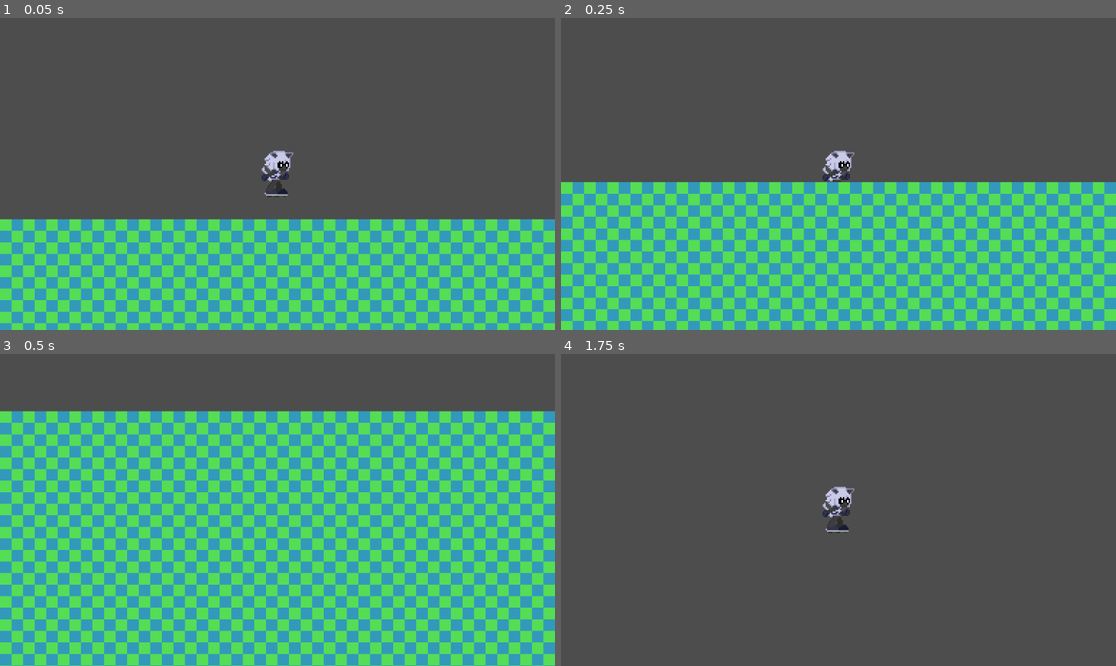
Above: before the commit, frames 1-4 (two rows, left to right).
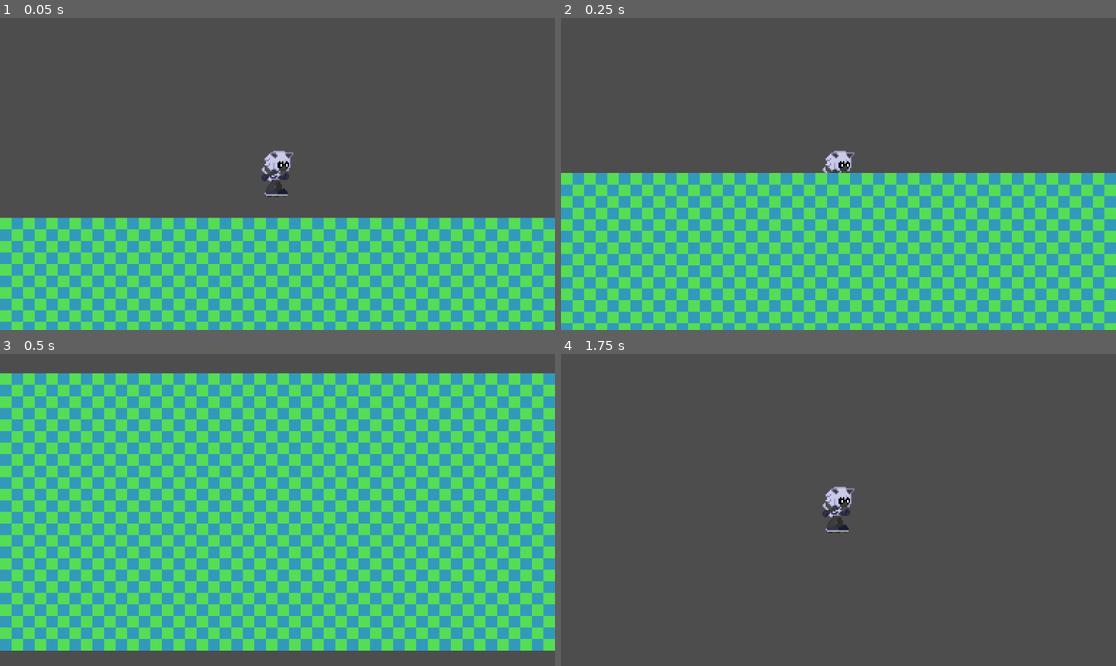
Above: after the commit, the same moments.

Repository: Cucumber-Maki/GGJ-Ports-MMU-2026
Game: Godot game, scene res://Scenes/gay_me.tscn
Two runs of this game, one before a commit and one after it. Both use one fixed random seed, a clock stepped at 60 frames per second and the inputs below.
Inputs:
- Up to frame 1 (0.05 s): no input
- Up to frame 2 (0.25 s): no input
- Up to frame 3 (0.5 s): no input
- Up to frame 4 (1.75 s): hold D (PlayerRight) 0.53-1.28 s; tap J (PlayerJump) at 0.6, 0.77, 1.07, 1.35, 1.52 s; hold A (PlayerLeft) from 1.28 s (still down)

The runs differ from the first frame. In frame 1, 5.3% of the frame differs, in the area x 0-100%, y 63-98%; in frame 2, 41%; in frame 3, 73%, in the area x 0-100%, y 6-100%; in frame 4, nothing differs.
Error after the commit: Invalid call. Nonexistent function 'line_circle' in base 'Nil'. (res://Scenes/player.gd:23)

Commit message:
Unplayable Dogshit

Diff:
--- a/Scenes/gay_me.tscn
+++ b/Scenes/gay_me.tscn
@@ -1,49 +1,39 @@
 [gd_scene format=3 uid="uid://b24wrna5sg4kv"]
 
 [ext_resource type="Texture2D" uid="uid://huw6x8l1blml" path="res://Cat.png" id="1_04kjs"]
-[ext_resource type="Script" uid="uid://crnj4uevcare3" path="res://Scenes/player.gd" id="1_4kn33"]
-[ext_resource type="Shape2D" uid="uid://4yjlyxolphkj" path="res://new_capsule_shape_2d.tres" id="3_01hr8"]
+[ext_resource type="Script" uid="uid://ctpw52hg6yhkl" path="res://Scenes/player.gd" id="1_4kn33"]
 [ext_resource type="TileSet" uid="uid://dkmt423pcp657" path="res://new_tile_set.tres" id="3_ouhd7"]
-[ext_resource type="Script" uid="uid://bonlxqtylyqbr" path="res://Scenes/shape_cast_2d.gd" id="4_euy6d"]
+[ext_resource type="Script" uid="uid://ct3nlob868bhv" path="res://assets/rails/register_rails.gd" id="6_euy6d"]
 
 [sub_resource type="PhysicsMaterial" id="PhysicsMaterial_4kn33"]
 friction = 0.0
 
-[sub_resource type="CapsuleShape2D" id="CapsuleShape2D_01hr8"]
-radius = 5.0
-height = 27.0
+[sub_resource type="CircleShape2D" id="CircleShape2D_6v0g3"]
+radius = 16.0
 
 [node name="Gay-me" type="Node2D" unique_id=1477126536]
 
-[node name="RigidBody2D" type="RigidBody2D" parent="." unique_id=1245758383]
+[node name="Player" type="RigidBody2D" parent="." unique_id=1245758383]
 collision_layer = 2
 physics_material_override = SubResource("PhysicsMaterial_4kn33")
 gravity_scale = 0.0
-lock_rotation = true
+freeze = true
+freeze_mode = 1
 continuous_cd = 2
-linear_damp = 1.0
 script = ExtResource("1_4kn33")
-schmovementspeed = 500
 
-[node name="ShapeCast2D" type="ShapeCast2D" parent="RigidBody2D" unique_id=141223239]
-process_physics_priority = -1
-shape = SubResource("CapsuleShape2D_01hr8")
-target_position = Vector2(0, 5)
-max_results = 1
-script = ExtResource("4_euy6d")
-margin2 = 5
-
-[node name="CollisionShape2D" type="CollisionShape2D" parent="RigidBody2D" unique_id=1451303556]
-shape = ExtResource("3_01hr8")
+[node name="CollisionShape2D" type="CollisionShape2D" parent="Player" unique_id=1451303556]
+shape = SubResource("CircleShape2D_6v0g3")
 debug_color = Color(0.9305849, 3.0418634e-05, 0.658194, 0.41960785)
 
-[node name="Cat" type="Sprite2D" parent="RigidBody2D" unique_id=2095059779]
+[node name="Cat" type="Sprite2D" parent="Player" unique_id=2095059779]
 texture = ExtResource("1_04kjs")
 
-[node name="Camera2D" type="Camera2D" parent="RigidBody2D" unique_id=944233491]
+[node name="Camera2D" type="Camera2D" parent="Player" unique_id=944233491]
 zoom = Vector2(3, 3)
 
 [node name="TileMap" type="TileMap" parent="." unique_id=1328514932]
 tile_set = ExtResource("3_ouhd7")
 format = 2
 layer_0/tile_data = PackedInt32Array(131071, 65536, 0, 65536, 65536, 0, 65537, 65536, 0, 131070, 65536, 0, 65542, 65536 …(4876 unchanged characters)…
+script = ExtResource("6_euy6d")
--- a/Scenes/player.gd
+++ b/Scenes/player.gd
@@ -1,38 +1,27 @@
 extends RigidBody2D
+@export var movementspeed := 500
+var momentum :Vector2 = Vector2.ZERO
+var attatchedrail :WorldRailsInternal.RailPath=null
+var attatchedposition :float=0
 
-@export var schmovementspeed=100
-var currentfloornormal:=Vector2.UP
 # Called when the node enters the scene tree for the first time.
 func _ready() -> void:
-	print("ligma")
 	pass # Replace with function body.
 
 
 # Called every frame. 'delta' is the elapsed time since the previous frame.
 func _physics_process(delta: float) -> void:
-	var previousfloornormal=currentfloornormal
-	currentfloornormal=$ShapeCast2D.currentfloornormal
-	var previousvelocity=linear_velocity
-	if $ShapeCast2D.isonfloor:
-		linear_velocity=previousvelocity.rotated(previousfloornormal.angle_to(currentfloornormal))
-	apply_central_force(ProjectSettings.get_setting("physics/2d/default_gravity")*-currentfloornormal)
-	var schmovement=0
-	if(Input.is_action_pressed("PlayerRight")):
-		schmovement=schmovementspeed
-	if(Input.is_action_pressed("PlayerLeft")):
-		schmovement=-schmovementspeed
-	apply_central_force(currentfloornormal.rotated(deg_to_rad(90))*schmovement)
-	if(Input.is_action_just_pressed("PlayerJump")):
-		apply_central_impulse(currentfloornormal*600)
-
-#Makes the floor normal for momentum reasons
-func _floor_normality() -> Vector2:
-	var space_state:= get_world_2d().direct_space_state
-	var query = PhysicsRayQueryParameters2D.new()
-	query.from=position
-	query.to=position+(-currentfloornormal*30)
-	query.collision_mask=collision_mask
-	var hitobject=space_state.intersect_ray(query)
-	if(hitobject.is_empty()):
-		return Vector2.UP
-	return hitobject.normal
+	var movementinput := Input.get_axis("PlayerLeft","PlayerRight")
+	if attatchedrail!=null:
+		attatchedposition+=movementinput*delta*movementspeed
+		position=attatchedrail.get_point_along_path(attatchedposition)
+	else:
+		position+=Vector2.RIGHT*movementinput*delta*movementspeed
+		momentum+=Vector2.DOWN*ProjectSettings.get_setting("physics/2d/default_gravity")*delta
+		position+=momentum*delta
+		var closestrailinfo := WorldRails.get_closest_rail(position)
+		ImmediateGizmos2D.line_circle(closestrailinfo.closest_position,30)
+		if closestrailinfo.closest_distance < 2:
+			attatchedrail=closestrailinfo.rail_path
+			attatchedposition=closestrailinfo.rail_path_distance
+	pass
--- a/Scenes/shape_cast_2d.gd
+++ /dev/null
@@ -1,25 +0,0 @@
-extends ShapeCast2D
-var isonfloor=false
-var currentfloornormal:=Vector2.UP
-@export var margin2=1
-@export var castdistance=5
-
-# Called when the node enters the scene tree for the first time.
-func _ready() -> void:
-	pass # Replace with function body.
-
-
-# Called every frame. 'delta' is the elapsed time since the previous frame.
-func _physics_process(delta: float) -> void:
-	target_position=-currentfloornormal*(margin2+castdistance)
-	force_shapecast_update()
-	if(!is_colliding()or true):
-		currentfloornormal=Vector2.UP
-		isonfloor=false
-		return
-	for i in get_collision_count():
-		var point=get_collision_point(i)
-		var normal=get_collision_normal(i)
-		currentfloornormal=normal
-		isonfloor=true
-	pass
--- a/assets/rails/world_rails.gd
+++ b/assets/rails/world_rails.gd
@@ -1,4 +1,5 @@
 extends Node
+class_name WorldRailsInternal
 
 var rail_paths : Array[RailPath];
 var rail_paths_lookup : Dictionary;
Not shown, changed: Scenes/player.gd.uid
Not shown, removed: Scenes/shape_cast_2d.gd.uid
